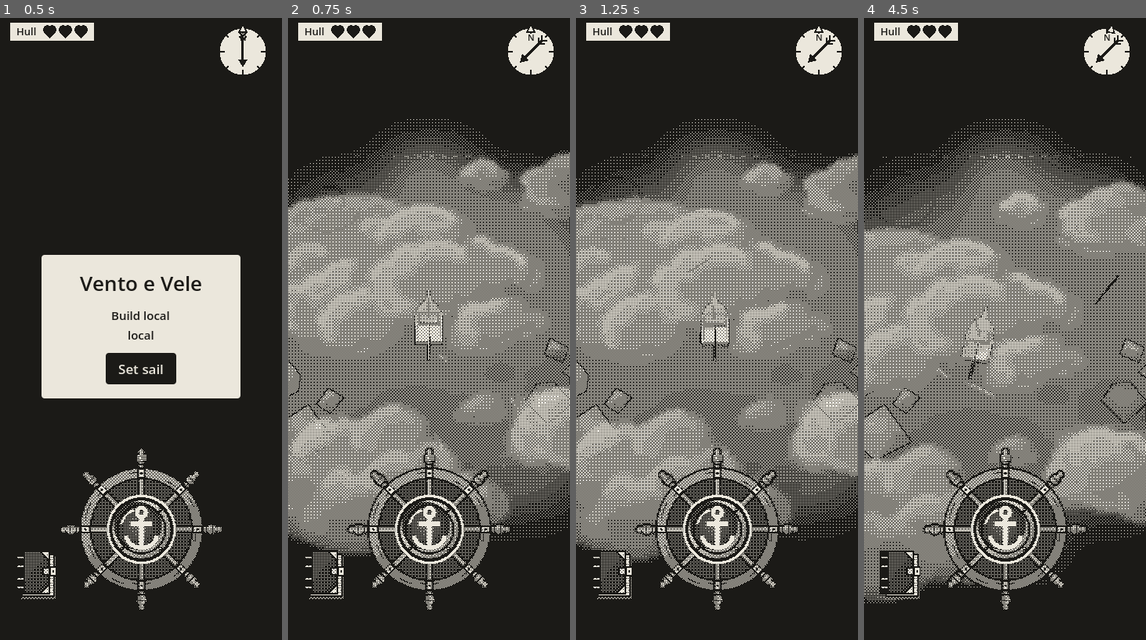
Above: before the commit, frames 1-4 (left to right).
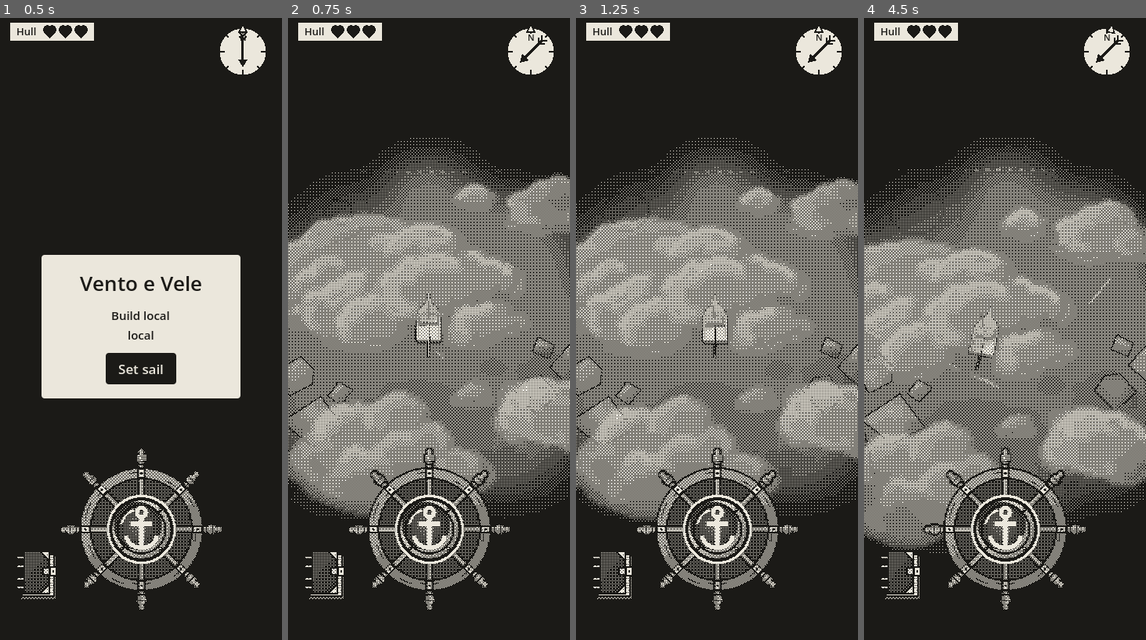
Above: after the commit, the same moments.

Repository: EnricoLabarile/Sail
Game: Godot game, scene res://Assets/Scenes/Overworld.tscn
Same seed, same stepped clock (60 frames per second), same inputs: the game is played once before the commit and once after it.
Inputs (mouse positions are in pixels of both pictures, inside the frame that each line leads up to):
- Up to frame 1 (0.5 s): no input
- Up to frame 2 (0.75 s): click "Set sail" at 0.5 s
- Up to frame 3 (1.25 s): no input
- Up to frame 4 (4.5 s): tap Enter (ui_accept) at 1.25, 1.52 s; move the mouse to (1067, 297) at 1.27 s; hold Right (ui_right) 1.28-2 s; click (1067, 297) at 1.42 s; drag from (948, 360) to (990, 453) at 2.02 s; move the mouse to (1033, 185) at 2.77 s; hold Right (ui_right) 2.78-3.5 s; drag from (990, 453) to (920, 229) at 3.52 s; move the mouse to (1089, 422) at 4.27 s; hold Left (ui_left) from 4.28 s (still down)

Frame 1 is identical in both runs. In frame 2, 6.4% of the frame differs, in the area x 0-100%, y 16-87%; in frame 3, 6.4%; in frame 4, 6.2%.

Commit message:
Tune camera and sea effects
Adjust camera follow and zoom, enlarge gulls, and make wind lines brighter and more numerous.

Diff:
--- a/Assets/Boat/boat_camera.gd
+++ b/Assets/Boat/boat_camera.gd
@@ -19,9 +19,9 @@
 @export var distance := 100.0
 # The zoom (Enrico): the distance eases between these two, further out while she sails, closer at anchor or tied up.
 @export var distance_sailing := 130.0     # metres back while she sails
-@export var distance_anchored := 90.0     # metres back while she's at anchor or tied up at a pier
-@export var zoom_speed := 1.5             # how quickly it eases from one to the other (higher = quicker)
-@export var dead_zone := 6.0         # metres she can move before the camera follows (0 = always follow)
+@export var distance_anchored := 100     # metres back while she's at anchor or tied up at a pier
+@export var zoom_speed := 2             # how quickly it eases from one to the other (higher = quicker)
+@export var dead_zone := 3        # metres she can move before the camera follows (0 = always follow)
 @export var follow_speed := 9      # how quickly it catches up once she's out (higher = quicker)
 @export var shake_strength := 0.5    # metres the view jumps about at first, when she's hurt
 @export var shake_time := 0.3        # seconds the shake lasts, dying away
--- a/Assets/Landscape/gulls/gulls.gd
+++ b/Assets/Landscape/gulls/gulls.gd
@@ -7,7 +7,7 @@
 ## (In Unreal: an actor that spawns a few flying sprites now and then and destroys them once they're gone.)
 
 @export var gull_texture: Texture2D           # the flipbook (gull.png, 4 x 4 frames)
-@export var gull_size := 2.2                  # metres the picture covers, a side (the prototype's gulls spanned 22 px)
+@export var gull_size := 4                  # metres the picture covers, a side (the prototype's gulls spanned 22 px)
 @export var height := 12.0                    # metres above the sea (the clouds are at 35)
 @export var fps := 12.0                       # flipbook frames a second
 @export var first_flock_after := Vector2(6.0, 10.0)   # seconds before the first flock (from, to: a random time)
--- a/Assets/Landscape/wind_lines/wind_line.gdshader
+++ b/Assets/Landscape/wind_lines/wind_line.gdshader
@@ -36,6 +36,6 @@
 		discard;
 	}
 	float fade = min(1.0, min(progress * 9.0, (1.0 - progress) * 9.0));   // quick fade in and out
-	ALBEDO = vec3(0.0);
+	ALBEDO = vec3(0.7);
 	ALPHA = alpha * fade;
 }
--- a/Assets/Landscape/wind_lines/wind_lines.gd
+++ b/Assets/Landscape/wind_lines/wind_lines.gd
@@ -5,7 +5,7 @@
 ## draws the line on it. A few lines are made once at the start and used again and again (a pool, as in
 ## Unreal): when one is finished, it waits until it's needed again somewhere else.
 
-@export var line_count := 8            # how many lines can be on the sea at once
+@export var line_count := 32            # how many lines can be on the sea at once
 @export var lines_per_second := 0.6    # how many new lines appear each second (on average)
 @export var line_length := 6.0         # metres
 @export var line_width := 0.22         # metres (about two dots on the screen)
--- a/Assets/Landscape/wind_lines/wind_lines.tscn
+++ b/Assets/Landscape/wind_lines/wind_lines.tscn
@@ -1,6 +1,6 @@
-[gd_scene format=3]
+[gd_scene format=3 uid="uid://duxq1bjfe0iib"]
 
-[ext_resource type="Script" path="res://Assets/Landscape/wind_lines/wind_lines.gd" id="1_script"]
+[ext_resource type="Script" uid="uid://cpcxe8uhyp1un" path="res://Assets/Landscape/wind_lines/wind_lines.gd" id="1_script"]
 
-[node name="WindLines" type="Node3D"]
+[node name="WindLines" type="Node3D" unique_id=1496493667]
 script = ExtResource("1_script")
